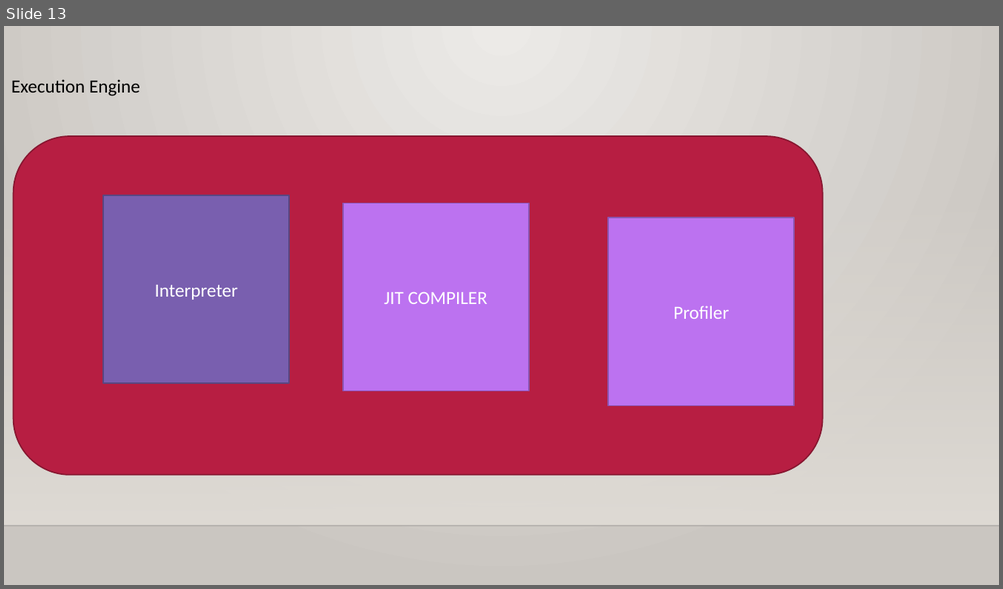
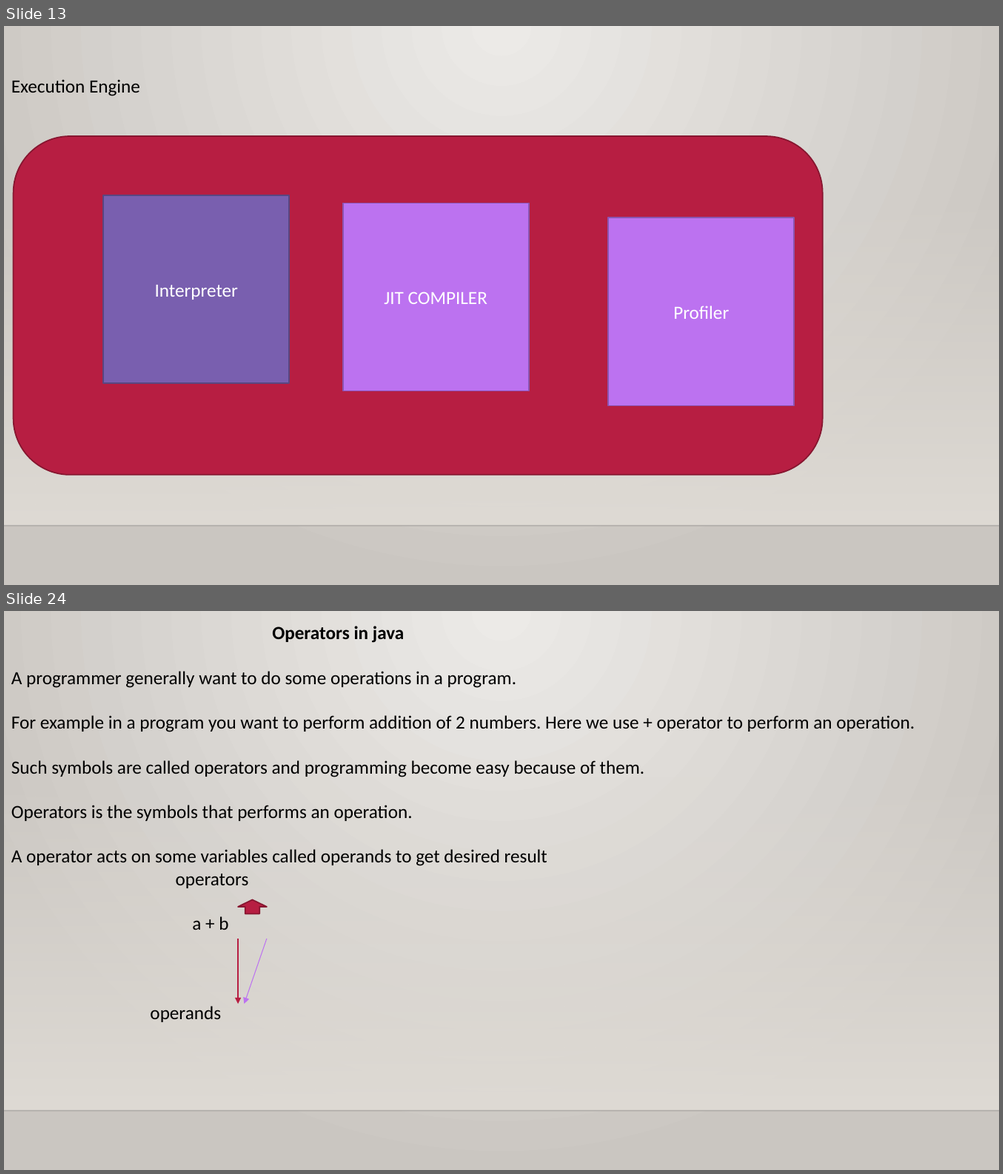
Before and after one commit to vamsisandeep143/javabatch, a slide deck: Core Java training.pptx. Shown one above the other, each under a label of ours: slide 13 before the commit, slides 13 and 24 after it; the slides between them are not shown. The pictures are 1003x589 and 1003x1174 pixels, drawn with LibreOffice and Linux fonts; fonts in the diff are those of the drawing; background and template pictures are left out. Boxes give left, top, right and bottom in pixels: in the first picture for what was removed or moved away, otherwise in the second. Text is boxed around its words. In the diff, an @@ line names an element or a change of style, - is before the commit and + after.

```diff
--- a/Core Java training.pptx
+++ b/Core Java training.pptx
@@ slide 24 added at (4,611,999,1170), background gradient #ECEAE7 to #CAC7C1; not listed: 2 template elements that a slide beside it also shows @@
@@ text added at (11,626,914,1022), 18 pt, text #000000 @@
+Operators in java
+A programmer generally want to do some operations in a program.
+For example in a program you want to perform addition of 2 numbers. Here we use + operator to perform an operation.
+Such symbols are called operators and programming become easy because of them.
+Operators is the symbols that performs an operation.
+A operator acts on some variables called operands to get desired result
+operators
+a + b
+operands
@@ down arrow added at (239,900,267,914), fill #B71E42, outline #871631 1.25 pt @@
@@ arrow added from (239, 940) to (239, 1004), #B71E42 0.75 pt @@
@@ arrow added from (267, 940) to (244, 1004), #BC72F0 0.75 pt @@
```
Also in this commit, not shown: 3 slides changed, 30 other slides added, 9 slides removed.
